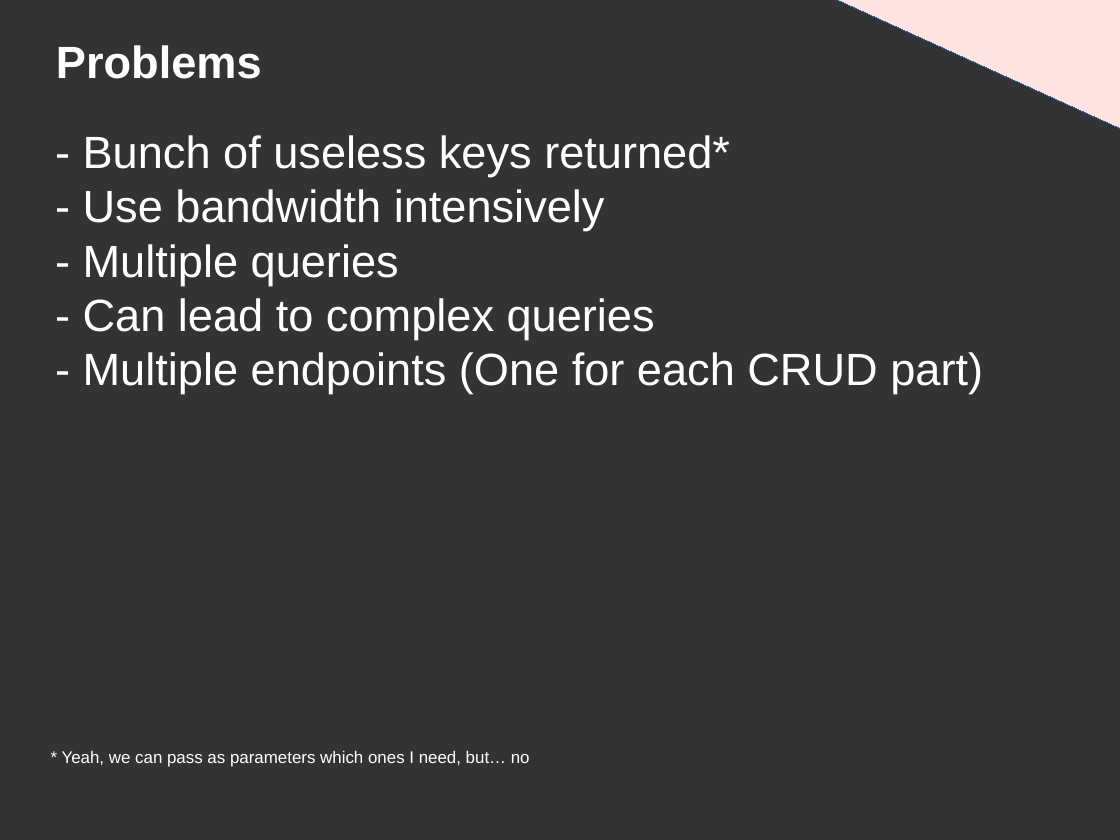
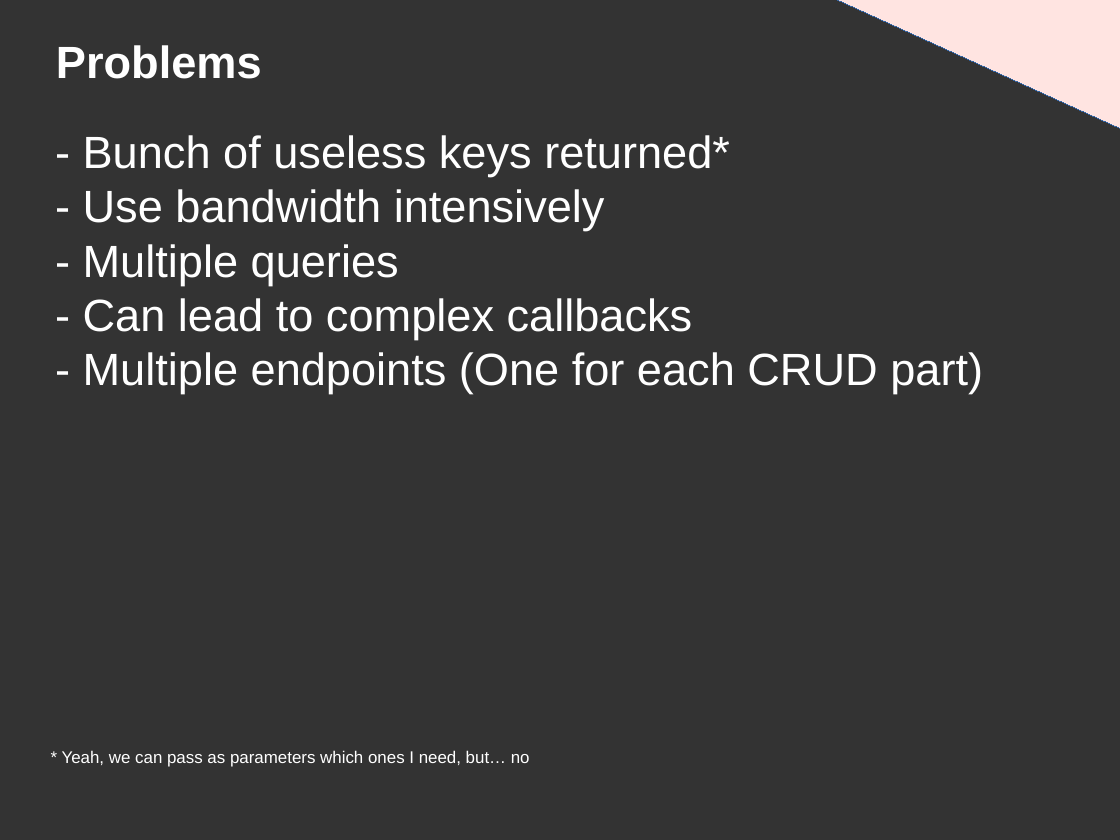
Before and after one commit to DanYellow/presentations, a slide deck: slide 21 of graphql/presentation.odp (slide 20 before the commit). Drawn at 1120x840 pixels with LibreOffice and Linux fonts; fonts in the diff are those of the drawing. Boxes give left, top, right and bottom in pixels: in the first picture for what was removed or moved away, otherwise in the second. Text is boxed around its words. In the diff, an @@ line names an element or a change of style, - is before the commit and + after.

```diff
--- a/graphql/presentation.odp
+++ b/graphql/presentation.odp
@@ title at bbox=[83, 135, 983, 394]: text changed @@
-- Bunch of useless keys returned*
-- Use bandwidth intensively
-- Multiple queries
-- Can lead to complex queries
-- Multiple endpoints (One for each CRUD part)
+- Bunch of useless keys returned*
+- Use bandwidth intensively
+- Multiple queries
+- Can lead to complex callbacks
+- Multiple endpoints (One for each CRUD part)
```
Also in this commit, not shown: 4 other slides changed, 3 slides added, 4 other files.
